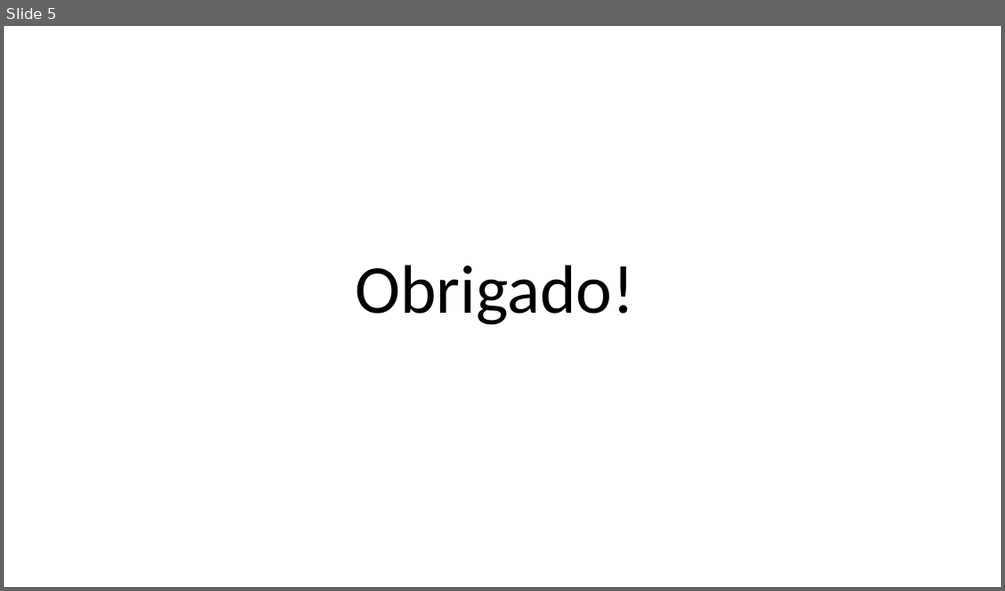
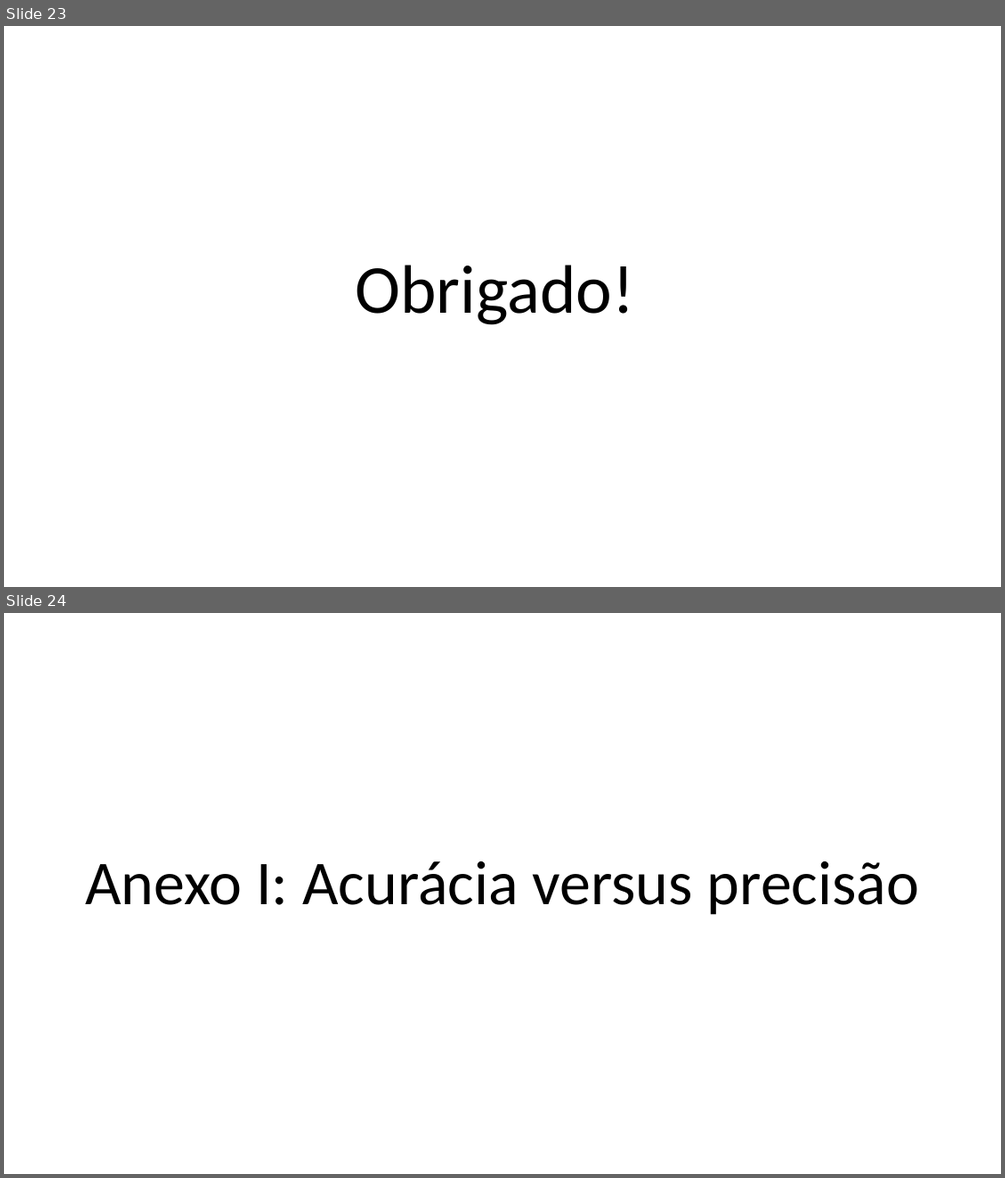
Before and after one commit to zz4fap/c24_inteligencia_artificial, a slide deck: slides/C24_Métricas_de_Classificação.pptx. Shown one above the other, each under a label of ours: slide 5 before the commit, slides 23 and 24 after it. The pictures are 1005x591 and 1005x1178 pixels, drawn with LibreOffice and Linux fonts; fonts in the diff are those of the drawing. Boxes give left, top, right and bottom in pixels: in the first picture for what was removed or moved away, otherwise in the second. Text is boxed around its words. In the diff, an @@ line names an element or a change of style, - is before the commit and + after.

```diff
--- a/slides/C24_Métricas_de_Classificação.pptx
+++ b/slides/C24_Métricas_de_Classificação.pptx
@@ slide 24 added at <box>4,613,1001,1174</box>, background #FFFFFF @@
@@ text added at <box>85,861,919,915</box>, 60 pt, text #000000 @@
+Anexo I: Acurácia versus precisão
@@ what was slide 5 is now slide 23 @@
```
Also in this commit, not shown: 1 slide changed, 23 other slides added, 1 slide removed, 1 other file.
